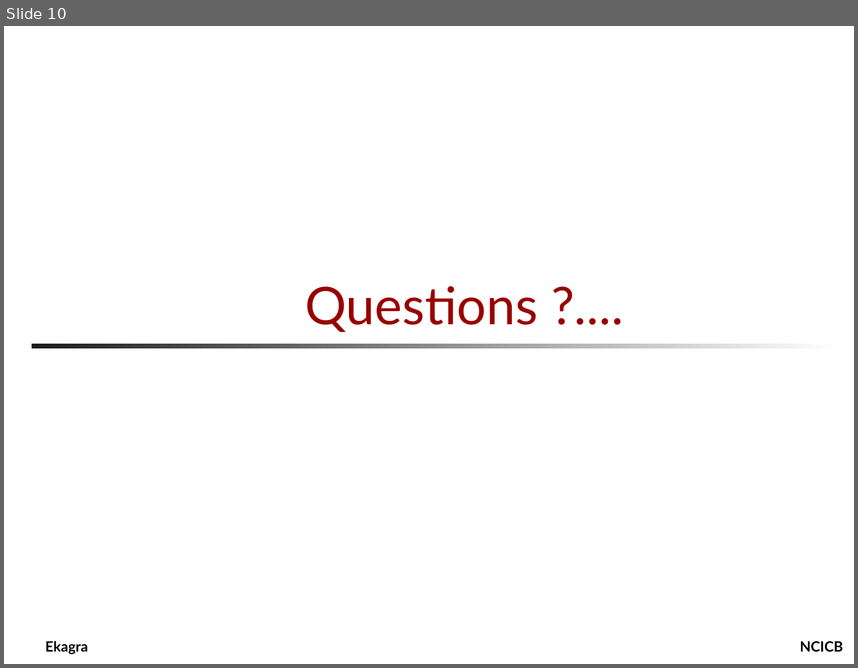
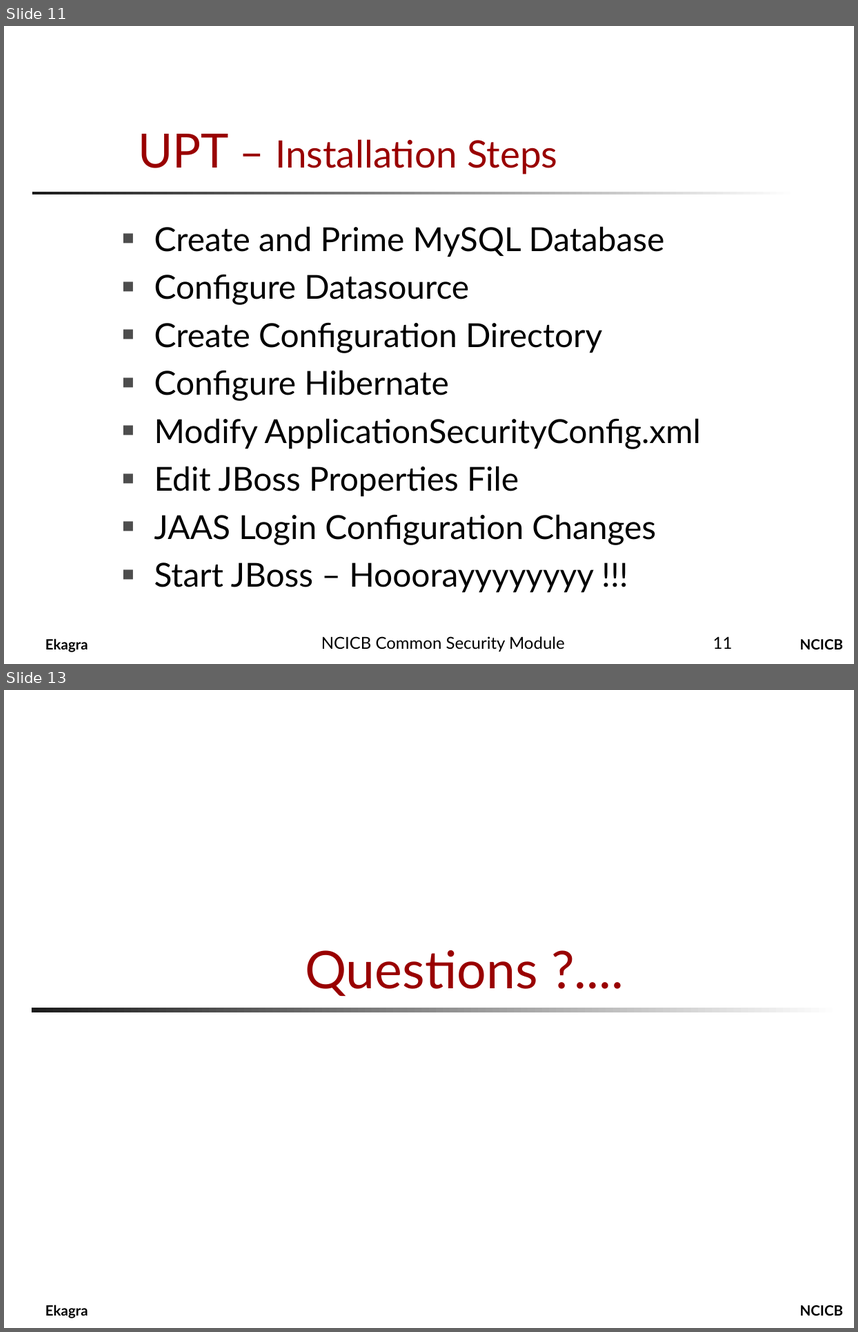
Before and after one commit to CBIIT/common-security-module-docs, a slide deck: Presentations/CSM_Installation_Presentation.ppt. Shown one above the other, each under a label of ours: slide 10 before the commit, slides 11 and 13 after it; the slides between them are not shown. The pictures are 858x668 and 858x1332 pixels, drawn with LibreOffice and Linux fonts; fonts in the diff are those of the drawing; background and template pictures are left out. Boxes give left, top, right and bottom in pixels: in the first picture for what was removed or moved away, otherwise in the second. Text is boxed around its words. In the diff, an @@ line names an element or a change of style, - is before the commit and + after.

```diff
--- a/Presentations/CSM_Installation_Presentation.ppt
+++ b/Presentations/CSM_Installation_Presentation.ppt
@@ slide 11 added at [4,26,854,664], background #FFFFFF @@
@@ title added at [138,134,557,174], 32 pt, text #990000 @@
+UPT – Installation Steps
@@ rectangle added at [32,192,797,194], fill gradient #FFFFFF to #1C1C1C @@
@@ text added at [154,226,701,592], 28 pt, text #000000 @@
+■ Create and Prime MySQL Database
+■ Configure Datasource
+■ Create Configuration Directory
+■ Configure Hibernate
+■ Modify ApplicationSecurityConfig.xml
+■ Edit JBoss Properties File
+■ JAAS Login Configuration Changes
+■ Start JBoss – Hooorayyyyyyyy !!!
@@ text added at [45,638,88,652], 12 pt, text #000000, bold @@
+Ekagra
@@ text added at [321,636,565,651], 14 pt, text #000000 @@
+NCICB Common Security Module
@@ page number added at [713,636,733,648], 14 pt, text #000000 @@
+11
@@ text added at [800,639,843,649], 12 pt, text #000000, bold @@
+NCICB
@@ what was slide 10 is now slide 13 @@
```
Also in this commit, not shown: 9 slides changed, 2 other slides added.
